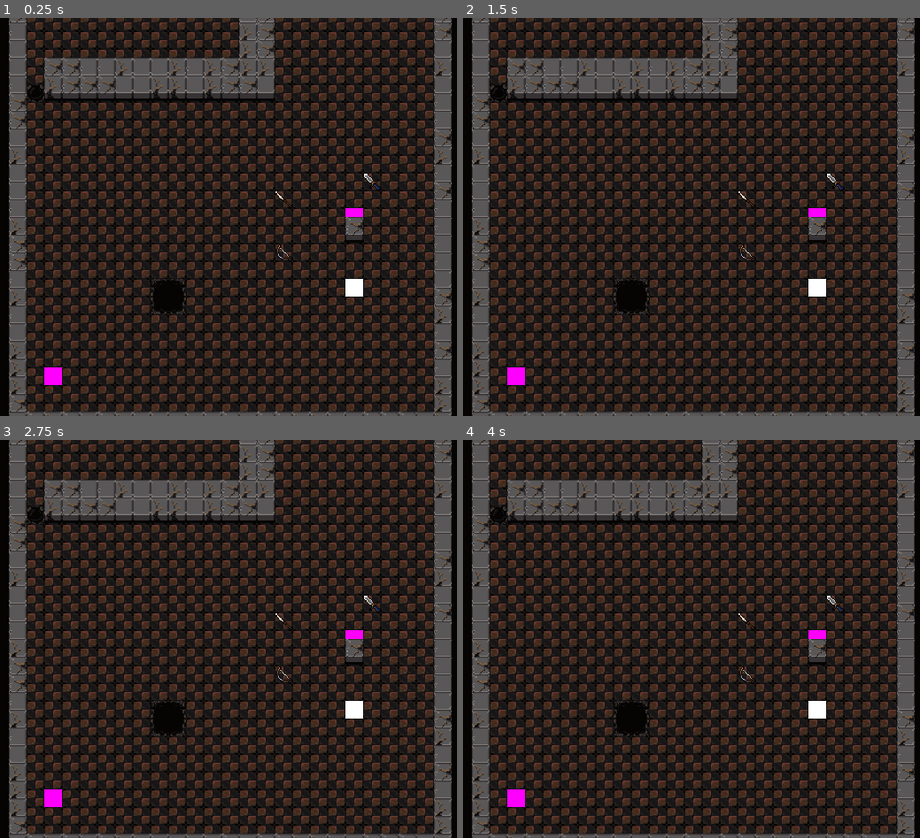
Above: before the commit, frames 1-4 (two rows, left to right).
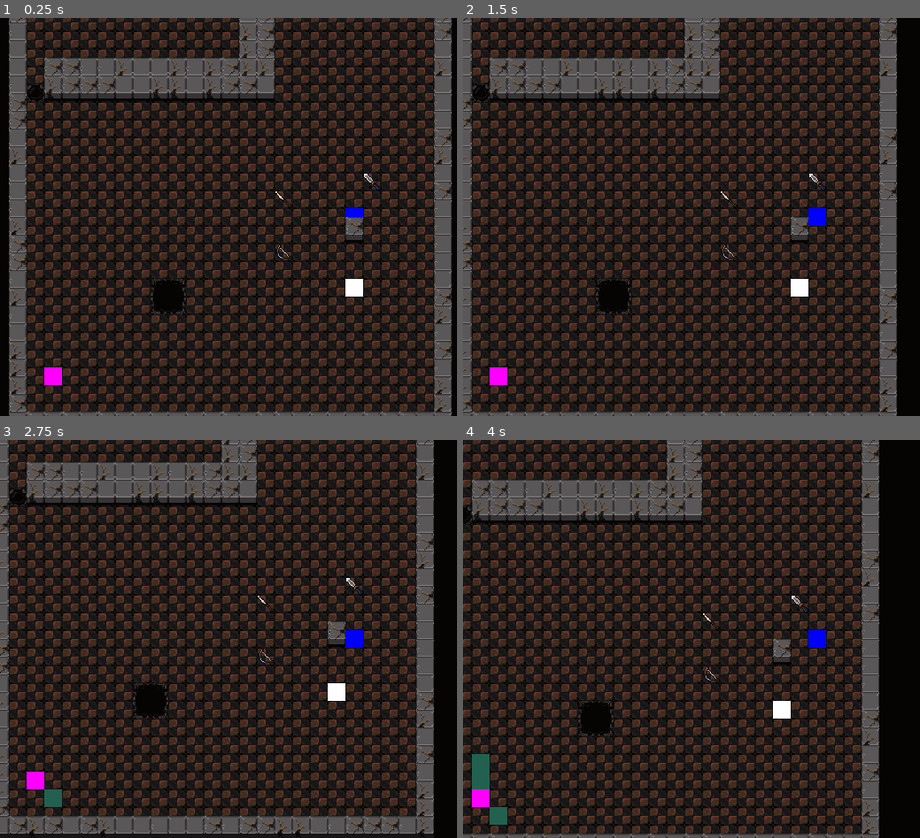
Above: after the commit, the same moments.

Repository: impstudio2024/Brackeys2024-2
Game: Godot game, scene res://Scenes/map.tscn
The game is run twice, just before and just after one commit, with the same random seed, the same clock (stepped at 60 frames per second) and the same inputs.
Inputs (mouse positions are in pixels of both pictures, inside the frame that each line leads up to):
- Up to frame 1 (0.25 s): no input
- Up to frame 2 (1.5 s): tap Enter (ui_accept) at 0.5, 0.77, 1.25 s; move the mouse to (outside the picture) at 0.52 s; hold D (move_right) 0.53-1.28 s; hold F 0.53-1.28 s; click (outside the picture) at 0.67 s; move the mouse to (677, 236) at 1.27 s; hold S (down) from 1.28 s (still down); tap Space at 1.35 s
- Up to frame 3 (2.75 s): tap Enter (ui_accept) at 1.52, 2 s; move the mouse to (425, 551) at 2.02 s; release S (down) at 2.03 s; hold D (move_right) from 2.03 s (still down); hold F from 2.03 s (still down)
- Up to frame 4 (4 s): tap Enter (ui_accept) at 2.75, 3.02, 3.5, 3.77 s; move the mouse to (782, 718) at 2.77 s; release D (move_right) at 2.78 s; release F at 2.78 s; hold W (move_up) 2.78-3.53 s; tap Space at 2.85 s; click (782, 718) at 2.92 s; move the mouse to (outside the picture) at 3.52 s; hold A (move_left) from 3.53 s (still down); hold F from 3.53 s (still down)

The runs differ from the first frame. In frame 1, less than 0.1% of the frame differs, in the area x 75-80%, y 47-50%; in frame 2, 17%; in frame 3, 26%, in the area x 0-99%, y 0-100%; in frame 4, 19%.
Error before the commit: Parse Error: Could not parse global class "Player" from "res://scripts/player.gd". (res://Singletons/global.gd:3)

Commit message:
Fixed the errors, that i caused with the merge. sorry again lmao

Diff:
--- a/brackeys-2024-2/Resources/entities.tres
+++ b/brackeys-2024-2/Resources/entities.tres
@@ -5,7 +5,6 @@
 [ext_resource type="PackedScene" uid="uid://bx4g86cl6dnnt" path="res://Scenes/enemies/goblin.tscn" id="2_wvio2"]
 [ext_resource type="PackedScene" uid="uid://ctghkdgafr4i1" path="res://Scenes/enemies/dark_knight.tscn" id="3_2j7a0"]
 [ext_resource type="PackedScene" uid="uid://b3d8eggut23xb" path="res://Scenes/Weapons/spear.tscn" id="3_hbpf4"]
-
 [ext_resource type="PackedScene" uid="uid://cot7ydcvqvfdi" path="res://Scenes/Weapons/bow.tscn" id="4_si30w"]
 [ext_resource type="PackedScene" uid="uid://oyas1loulgv4" path="res://Scenes/Weapons/broadsword.tscn" id="5_vms6f"]
 [ext_resource type="PackedScene" path="res://Scenes/test_coin.tscn" id="6_0yh8r"]
--- a/brackeys-2024-2/Scenes/character.tscn
+++ b/brackeys-2024-2/Scenes/character.tscn
@@ -1,13 +1,25 @@
-
-[gd_scene load_steps=7 format=3 uid="uid://bdn6ejq61c68t"]
-
+[gd_scene load_steps=7 format=3 uid="uid://cqb2lhib4yoaj"]
 
 [ext_resource type="Script" path="res://scripts/characters.gd" id="1_en3pv"]
 [ext_resource type="Texture2D" uid="uid://lbfjjnxm0jnp" path="res://Assets/Sprites/white square.png" id="1_xap80"]
-[ext_resource type="PackedScene" path="res://Scenes/sfx_player.tscn" id="3_44q5w"]
 
 [sub_resource type="RectangleShape2D" id="RectangleShape2D_acf0o"]
 size = Vector2(16, 16)
+
+[sub_resource type="Animation" id="Animation_fwvrw"]
+length = 0.001
+tracks/0/type = "value"
+tracks/0/imported = false
+tracks/0/enabled = false
+tracks/0/path = NodePath("WhiteSquare:modulate")
+tracks/0/interp = 1
+tracks/0/loop_wrap = true
+tracks/0/keys = {
+"times": PackedFloat32Array(0),
+"transitions": PackedFloat32Array(1),
+"update": 0,
+"values": [Color(0, 0, 0.984314, 1)]
+}
 
 [sub_resource type="Animation" id="Animation_akxhs"]
 resource_name = "hurt"
@@ -23,21 +35,6 @@
 "transitions": PackedFloat32Array(1, 1, 1, 1),
 "update": 0,
 "values": [Color(1, 0, 0, 1), Color(0, 0, 0.984314, 1), Color(1, 0, 0, 1), Color(0, 0, 0.984314, 1)]
-}
-
-[sub_resource type="Animation" id="Animation_fwvrw"]
-length = 0.001
-tracks/0/type = "value"
-tracks/0/imported = false
-tracks/0/enabled = true
-tracks/0/path = NodePath("WhiteSquare:modulate")
-tracks/0/interp = 1
-tracks/0/loop_wrap = true
-tracks/0/keys = {
-"times": PackedFloat32Array(0),
-"transitions": PackedFloat32Array(1),
-"update": 0,
-"values": [Color(0, 0, 0.984314, 1)]
 }
 
 [sub_resource type="AnimationLibrary" id="AnimationLibrary_lpaao"]
@@ -56,7 +53,6 @@
 [node name="CollisionShape2D" type="CollisionShape2D" parent="."]
 shape = SubResource("RectangleShape2D_acf0o")
 
-
 [node name="AnimationPlayer" type="AnimationPlayer" parent="."]
 libraries = {
 "": SubResource("AnimationLibrary_lpaao")
--- a/brackeys-2024-2/Scenes/enemies/dark_knight.tscn
+++ b/brackeys-2024-2/Scenes/enemies/dark_knight.tscn
@@ -7,4 +7,4 @@
 script = ExtResource("2_4mja1")
 
 [node name="WhiteSquare" parent="." index="0"]
-modulate = Color(1.50409e-07, 0, 0.157023, 1)
+modulate = Color(0.266433, 0.0598804, 0.331164, 1)
--- a/brackeys-2024-2/Scenes/enemies/goblin.tscn
+++ b/brackeys-2024-2/Scenes/enemies/goblin.tscn
@@ -7,4 +7,4 @@
 script = ExtResource("2_lxdmq")
 
 [node name="WhiteSquare" parent="." index="0"]
-modulate = Color(0.214665, 0.551126, 0.168649, 1)
+modulate = Color(0.134852, 0.380295, 0.309065, 1)
--- a/brackeys-2024-2/Scenes/enemies/skeleton.tscn
+++ b/brackeys-2024-2/Scenes/enemies/skeleton.tscn
@@ -7,4 +7,4 @@
 script = ExtResource("2_2pu6u")
 
 [node name="WhiteSquare" parent="." index="0"]
-modulate = Color(0.887284, 0.805529, 1, 1)
+modulate = Color(0.608642, 0.741723, 1, 1)
--- a/brackeys-2024-2/Scenes/map.tscn
+++ b/brackeys-2024-2/Scenes/map.tscn
@@ -141,9 +141,7 @@
 tile_set = SubResource("TileSet_0vx8l")
 
 [node name="Entities" type="TileMapLayer" parent="."]
-
 tile_map_data = PackedByteArray("AAAXAB0AAgAAAAAAAwATABwAAQAAAAAAAgATAB8AAQAAAAAAAwAYABsAAQAAAAAABAAYABUAAAAAAAAAAQAVABUAAAAAAAAAAQAbABUAAAAAAAAAAQA=")
-
 tile_set = ExtResource("3_dp0ja")
 
 [node name="Walls" type="TileMapLayer" parent="."]
--- a/brackeys-2024-2/Scenes/player.tscn
+++ b/brackeys-2024-2/Scenes/player.tscn
@@ -54,9 +54,6 @@
 zoom = Vector2(3, 3)
 tween_resource = SubResource("Resource_w445y")
 
-[node name="WhiteSquare" parent="." index="1"]
-modulate = Color(1, 0, 0.984314, 1)
-
 [node name="DEBUG_WeaponDisplayed" type="AnimatedSprite2D" parent="." index="3"]
 sprite_frames = SubResource("SpriteFrames_p47x2")
 animation = &"debug_weapon_display"
--- a/brackeys-2024-2/Scenes/spawner.tscn
+++ b/brackeys-2024-2/Scenes/spawner.tscn
@@ -6,7 +6,7 @@
 [ext_resource type="PackedScene" uid="uid://bx4g86cl6dnnt" path="res://Scenes/enemies/goblin.tscn" id="3_wtltl"]
 [ext_resource type="PackedScene" uid="uid://bv35mdft3kmc1" path="res://Scenes/enemies/skeleton.tscn" id="4_als35"]
 
-[node name="Node2D" type="Node2D"]
+[node name="Node2D2" type="Node2D"]
 script = ExtResource("1_28mqk")
 enemies = Array[PackedScene]([ExtResource("2_y5uto"), ExtResource("3_wtltl"), ExtResource("4_als35")])
 
--- a/brackeys-2024-2/scripts/characters.gd
+++ b/brackeys-2024-2/scripts/characters.gd
@@ -1,8 +1,12 @@
 extends CharacterBody2D
-
 class_name Character
 
-@onready var health : int = 15
+signal health_changed
+
+@onready var health : int = 15:
+	set(value):
+		health = value
+		health_changed.emit()
 @onready var damage : int = 5
 @onready var animation_player = $AnimationPlayer
 
--- a/brackeys-2024-2/scripts/player.gd
+++ b/brackeys-2024-2/scripts/player.gd
@@ -2,16 +2,11 @@
 class_name Player
 
 var turn_active: bool = true
-var health: int = 1:
-	set(value):
-		health = value
-		if health <= 0:
-			print('The player died. The death animation needs to be played. Do this in player.gd:9 ')
-			Global.game_over.emit()
 
 @onready var current_weapon : Weapon = $Fists
 
 func _ready() -> void:
+	health_changed.connect(_on_health_changed.bind())
 	Global.connect("weapon_picked_up", change_weapon)
 	Global.enemy_moved.connect(func(): turn_active = true)
 	add_to_group("player")
@@ -40,15 +35,14 @@
 
 		$Weapon.get_child(0).move(movement)
 		var obstacle = await move(movement)
+		Global.player_moved.emit(self) # Signal Global after character moves so the signal can be connected to enemies
 		if obstacle and obstacle.is_in_group("enemies"):
 			Global.attack.emit(obstacle, damage)
 
-    Global.player_moved.emit(self) # Signal Global after character moves so the signal can be connected to enemies
 
-    match Global.specials.get_cell_source_id(map_position):
-        Global.SpecialTileTypes.EXIT:
-  			  # Global.advance_level()
-          print('An exit tile was reached by the player, but the levels are not yet created. If they are done by now add their paths to the level_paths variable of Global and uncomment the line above. Feel free to delete this line. If there are any questions message Malario.')
+	match Global.specials.get_cell_source_id(map_position):
+		Global.SpecialTileTypes.EXIT:
+			print('An exit tile was reached by the player, but the levels are not yet created. If they are done by now add their paths to the level_paths variable of Global and uncomment the line above. Feel free to delete this line. If there are any questions message Malario.')
 
 
 
@@ -63,5 +57,10 @@
 	weapon.position = oldWeapon.position
 
 
+func _on_health_changed():
+	if health <= 0:
+		print('The player died. The death animation needs to be played. Do this in player.gd:9 ')
+		Global.game_over.emit()
+
 func turnActive():
 	turn_active = true
Not shown: 1 places in brackeys-2024-2/Scenes/exit.tscn that only renumber resources
Not shown: 1 places in brackeys-2024-2/Scenes/map.tscn that only renumber resources
Not shown: 1 places in brackeys-2024-2/Scenes/player.tscn that only renumber resources
Not shown: 1 places in brackeys-2024-2/Scenes/spawner.tscn that only renumber resources
Not shown: 1 places in brackeys-2024-2/Scenes/weapon.tres that only renumber resources
